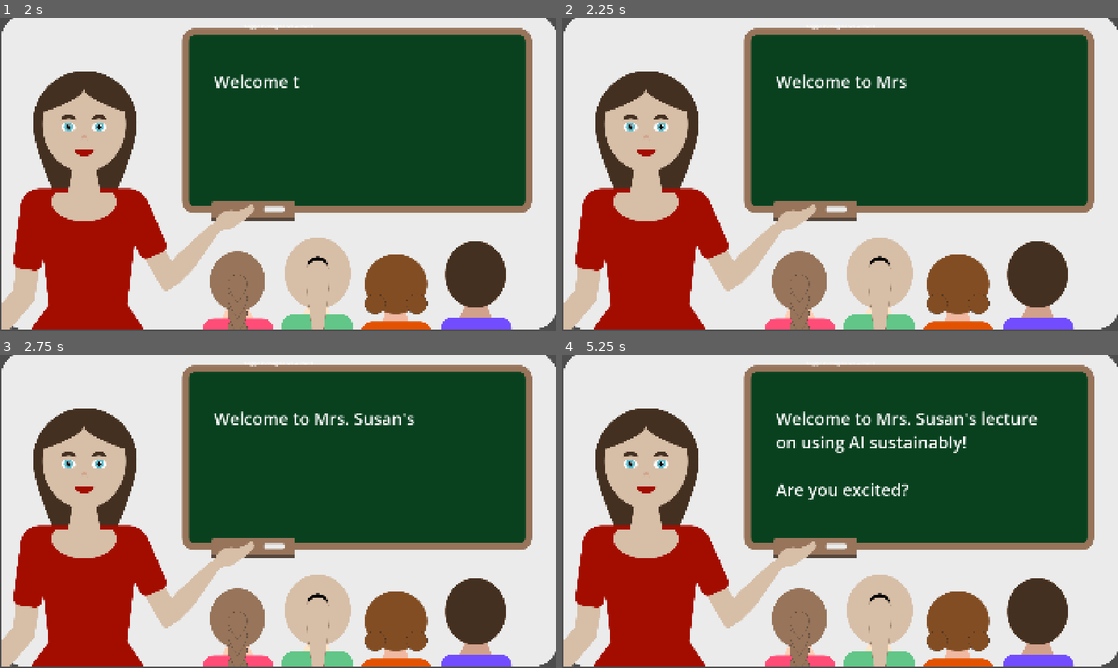
Above: before the commit, frames 1-4 (two rows, left to right).
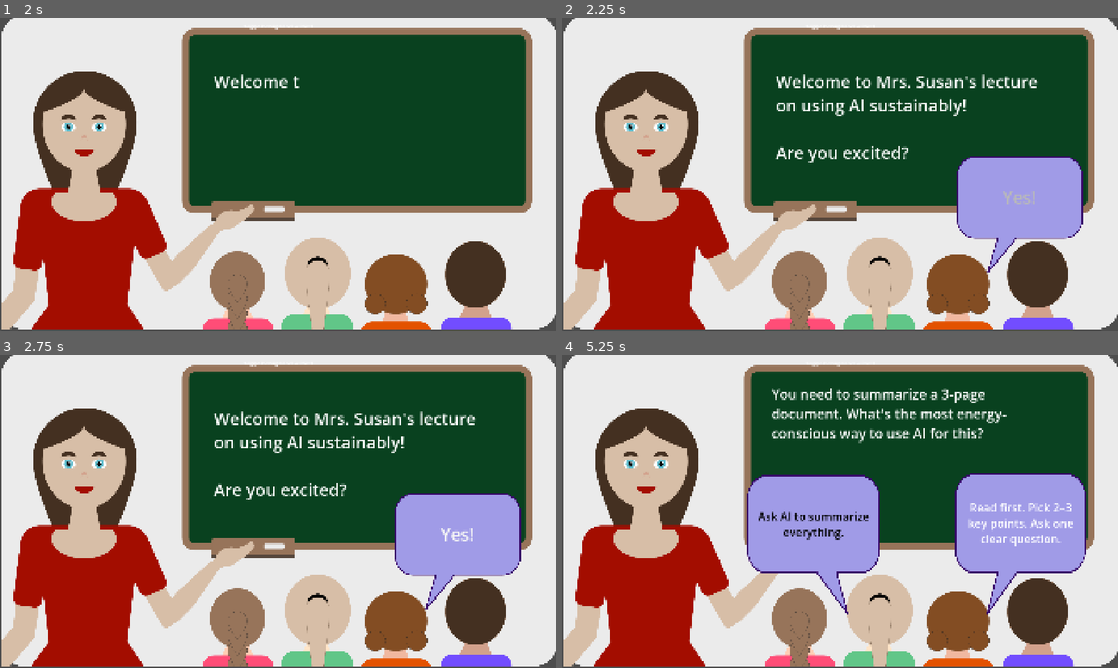
Above: after the commit, the same moments.

Repository: krishna3960/EducationTechnology
Game: Godot game, scene res://Scenes/Classroom.tscn
Same seed, same stepped clock (60 frames per second), same inputs: the game is played once before the commit and once after it. This scene is started directly instead of the project's main scene. The engine's default icon, where the game draws it, is replaced by a stand-in: a white triangle on a blue panel in a dark square.
Inputs (mouse positions are in pixels of both pictures, inside the frame that each line leads up to):
- Up to frame 1 (2 s): tap Enter (ui_accept) at 0.5 s; move the mouse to (400, 158) at 0.52 s; hold D (move_right) 0.53-1.25 s; hold Enter (ui_accept) 0.53-1.25 s; click (400, 158) at 0.67 s; drag from (166, 190) to (250, 237) at 1.27 s
- Up to frame 2 (2.25 s): move the mouse to (895, 105) at 2.02 s; hold D (move_right) from 2.03 s (still down); hold Enter (ui_accept) from 2.03 s (still down); click (895, 105) at 2.17 s
- Up to frame 3 (2.75 s): keep holding D (move_right); keep holding Enter (ui_accept)
- Up to frame 4 (5.25 s): release D (move_right) at 2.75 s; release Enter (ui_accept) at 2.75 s; click (1017, 533) at 2.75 s, where only the run after the commit has a clickable "Yes!"; drag from (812, 574) to (673, 464) at 3.52 s; click (817, 545) at 4.25 s, where only the run after the commit has a clickable "I am ready"; move the mouse to (1006, 558) at 5.02 s; hold A (move_left) from 5.03 s (still down); hold Enter (ui_accept) from 5.03 s (still down); click (1006, 558) at 5.17 s

Frame 1 is identical in both runs. In frame 2, 7.4% of the frame differs, in the area x 38-94%, y 18-82%; in frame 3, 7.2%; in frame 4, 18%, in the area x 33-95%, y 10-83%.

Commit message:
feat: overhauled metric system. added metrics to classroom and electricty stage

Diff:
--- a/educational-game/Scripts/classroom.gd
+++ b/educational-game/Scripts/classroom.gd
@@ -3,28 +3,33 @@
 signal exit_requested
 
 @export var speed: float = 0.05
+
 var full_text_1: String = "Welcome to Mrs. Susan's lecture on using AI sustainably!\n\nAre you excited?"
 var full_text_2: String = "Larger, more complex prompts use lot of resources.\n\nSo please be mindful of what you ask.\n\nLet's work through some examples together!"
 var full_text_3: String = "You need to summarize a 3-page document. What's the most energy-conscious way to use AI for this?"
 var full_text_4: String = "You want AI to help write a work email. Which prompt approach saves the most energy?"
 var full_text_5: String = "You need to brainstorm ideas for a project. How do you prompt AI most sustainably?"
 
-var label: Label
-var timer: Timer
 var glow_timer: float = 0.0
-var current_quiz_scene: String = ""
-var current_quiz_text: String = ""
-
-var quiz_scenes = [
+
+var quiz_scenes := [
 	["Sub-scene3", full_text_3],
 	["Sub-scene4", full_text_4],
 	["Sub-scene5", full_text_5],
 ]
 
-func _ready():
-	label = get_node("Sub-scene1/Label")
-	label.text = ""
-
+var _timer: Timer
+var _typing: bool = false
+var _active_label: Label = null
+var _full_text: String = ""
+var _on_typing_done: Callable = Callable()
+var _ts_started: float = 0.0
+var _ts_skipped: Variant = null
+var _ts_ended: float = 0.0
+
+
+func _ready() -> void:
+	get_node("Sub-scene1/Label").text = ""
 	get_node("Sub-scene1/Button").visible = false
 	get_node("Sub-scene1/Speechbubble").visible = false
 
@@ -35,15 +40,68 @@
 	for q in quiz_scenes:
 		hide_quiz_scene(q[0])
 
-	timer = Timer.new()
-	add_child(timer)
-	timer.wait_time = speed
-	timer.timeout.connect(_show_next_char)
+	_timer = Timer.new()
+	add_child(_timer)
+	_timer.wait_time = speed
+	_timer.timeout.connect(_on_type_tick)
 
 	await get_tree().create_timer(1.5).timeout
-	timer.start()
-
-func hide_quiz_scene(scene: String):
+	_start_typing(
+		get_node("Sub-scene1/Label"),
+		full_text_1,
+		func():
+			get_node("Sub-scene1/Button").visible = true
+			get_node("Sub-scene1/Speechbubble").visible = true
+	)
+
+
+func _start_typing(label: Label, full_text: String, on_done: Callable) -> void:
+	_typing = true
+	_active_label = label
+	_full_text = full_text
+	_on_typing_done = on_done
+	_ts_started = Time.get_unix_time_from_system()
+	_ts_skipped = null
+	_ts_ended = 0.0
+	label.visible = true
+	label.text = ""
+	_timer.start()
+
+
+func _on_type_tick() -> void:
+	if not _typing or _active_label == null:
+		return
+	var current: int = _active_label.text.length()
+	if current >= _full_text.length():
+		_finish_typing()
+		return
+	_active_label.text = _full_text.left(current + 1)
+
+
+func _finish_typing() -> void:
+	_timer.stop()
+	_typing = false
+	if _active_label:
+		_active_label.text = _full_text
+	_ts_ended = Time.get_unix_time_from_system()
+	var cb: Callable = _on_typing_done
+	_on_typing_done = Callable()
+	if cb.is_valid():
+		cb.call()
+
+
+func _unhandled_input(event: InputEvent) -> void:
+	if not _typing:
+		return
+	var advance: bool = (event is InputEventMouseButton and event.pressed) \
+		or event.is_action_pressed("ui_accept")
+	if advance:
+		get_viewport().set_input_as_handled()
+		_ts_skipped = Time.get_unix_time_from_system()
+		_finish_typing()
+
+
+func hide_quiz_scene(scene: String) -> void:
 	get_node(scene + "/Label").visible = false
 	get_node(scene + "/Button").visible = false
 	get_node(scene + "/Button2").visible = false
@@ -55,28 +113,37 @@
 	get_node(scene + "/Speechbubble3").visible = false
 	get_node(scene + "/Button3").visible = false
 
-func start_quiz_scene(scene: String, full_text: String):
-	get_node(scene + "/Label").visible = true
-	label = get_node(scene + "/Label")
-	label.text = ""
-	current_quiz_scene = scene
-	current_quiz_text = full_text
-	if timer.timeout.is_connected(_show_quiz_char):
-		timer.timeout.disconnect(_show_quiz_char)
-	timer.timeout.connect(_show_quiz_char)
-	timer.start()
-
-func _show_quiz_char():
-	if label.text.length() < current_quiz_text.length():
-		label.text = current_quiz_text.left(label.text.length() + 1)
-	else:
-		timer.stop()
-		get_node(current_quiz_scene + "/Button").visible = true
-		get_node(current_quiz_scene + "/Button2").visible = true
-		get_node(current_quiz_scene + "/Speechbubble").visible = true
-		get_node(current_quiz_scene + "/Speechbubble2").visible = true
-
-func on_quiz_wrong_pressed(scene: String):
+
+func start_quiz_scene(scene: String, full_text: String) -> void:
+	_start_typing(
+		get_node(scene + "/Label"),
+		full_text,
+		func():
+			get_node(scene + "/Button").visible = true
+			get_node(scene + "/Button2").visible = true
+			get_node(scene + "/Speechbubble").visible = true
+			get_node(scene + "/Speechbubble2").visible = true
+	)
+
+
+func _record_quiz_choice(scene: String, correct: bool, button_path: String) -> void:
+	var entry := Metrics.ClassroomQuizEntry.new()
+	entry.scene = scene
+	entry.question = _full_text
+	var btn := get_node_or_null(button_path) as Button
+	entry.answer_chosen = btn.text if btn else ""
+	var ts_answerchosen: float = Time.get_unix_time_from_system()
+	entry.ts_started = _ts_started
+	entry.ts_skipped = _ts_skipped
+	entry.ts_ended = _ts_ended
+	entry.ts_answerchosen = ts_answerchosen
+	entry.ts_duration = ts_answerchosen - _ts_ended
+	entry.answer_correct = correct
+	GameState.metrics.classroom_quizzes.append(entry)
+
+
+func on_quiz_wrong_pressed(scene: String) -> void:
+	_record_quiz_choice(scene, false, scene + "/Button")
 	get_node(scene + "/Label").visible = false
 	get_node(scene + "/Button").visible = false
 	get_node(scene + "/Button2").visible = false
@@ -87,7 +154,9 @@
 	get_node(scene + "/Speechbubble3").visible = true
 	get_node(scene + "/Button3").visible = true
 
-func on_quiz_correct_pressed(scene: String):
+
+func on_quiz_correct_pressed(scene: String) -> void:
+	_record_quiz_choice(scene, true, scene + "/Button2")
 	get_node(scene + "/Label").visible = false
 	get_node(scene + "/Button").visible = false
 	get_node(scene + "/Button2").visible = false
@@ -98,85 +167,82 @@
 	get_node(scene + "/Speechbubble3").visible = true
 	get_node(scene + "/Button3").visible = true
 
-func clear_quiz_result(scene: String):
+
+func clear_quiz_result(scene: String) -> void:
 	get_node(scene + "/Wrong").visible = false
 	get_node(scene + "/Correct").visible = false
 	get_node(scene + "/Lesson").visible = false
 	get_node(scene + "/Speechbubble3").visible = false
 	get_node(scene + "/Button3").visible = false
 
-func _show_next_char():
-	if label.text.length() < full_text_1.length():
-		label.text = full_text_1.left(label.text.length() + 1)
-	else:
-		timer.stop()
-		get_node("Sub-scene1/Button").visible = true
-		get_node("Sub-scene1/Speechbubble").visible = true
-
-func on_scene1_button_pressed():
+
+func on_scene1_button_pressed() -> void:
 	get_node("Sub-scene1/Label").visible = false
 	get_node("Sub-scene1/Button").visible = false
 	get_node("Sub-scene1/Speechbubble").visible = false
-	get_node("Sub-scene2/Label").visible = true
-	label = get_node("Sub-scene2/Label")
-	label.text = ""
-	timer.timeout.disconnect(_show_next_char)
-	timer.timeout.connect(_show_next_char_2)
-	timer.start()
-
-func _show_next_char_2():
-	if label.text.length() < full_text_2.length():
-		label.text = full_text_2.left(label.text.length() + 1)
-	else:
-		timer.stop()
-		get_node("Sub-scene2/Button").visible = true
-		get_node("Sub-scene2/Speechbubble").visible = true
-
-func on_scene2_button_pressed():
+	_start_typing(
+		get_node("Sub-scene2/Label"),
+		full_text_2,
+		func():
+			get_node("Sub-scene2/Button").visible = true
+			get_node("Sub-scene2/Speechbubble").visible = true
+	)
+
+
+func on_scene2_button_pressed() -> void:
 	get_node("Sub-scene2/Label").visible = false
 	get_node("Sub-scene2/Button").visible = false
 	get_node("Sub-scene2/Speechbubble").visible = false
-	timer.timeout.disconnect(_show_next_char_2)
 	start_quiz_scene("Sub-scene3", full_text_3)
 
-func on_scene3_button_pressed():
+
+func on_scene3_button_pressed() -> void:
 	on_quiz_wrong_pressed("Sub-scene3")
 
-func on_scene3_button2_pressed():
+
+func on_scene3_button2_pressed() -> void:
 	on_quiz_correct_pressed("Sub-scene3")
 
-func on_scene3_button3_pressed():
+
+func on_scene3_button3_pressed() -> void:
 	clear_quiz_result("Sub-scene3")
 	start_quiz_scene("Sub-scene4", full_text_4)
 
-func on_scene4_button_pressed():
+
+func on_scene4_button_pressed() -> void:
 	on_quiz_wrong_pressed("Sub-scene4")
 
-func on_scene4_button2_pressed():
+
+func on_scene4_button2_pressed() -> void:
 	on_quiz_correct_pressed("Sub-scene4")
 
-func on_scene4_button3_pressed():
+
+func on_scene4_button3_pressed() -> void:
 	clear_quiz_result("Sub-scene4")
 	start_quiz_scene("Sub-scene5", full_text_5)
 
-func on_scene5_button_pressed():
+
+func on_scene5_button_pressed() -> void:
 	on_quiz_wrong_pressed("Sub-scene5")
 
-func on_scene5_button2_pressed():
+
+func on_scene5_button2_pressed() -> void:
 	on_quiz_correct_pressed("Sub-scene5")
 
-func on_scene5_button3_pressed():
+
+func on_scene5_button3_pressed() -> void:
 	clear_quiz_result("Sub-scene5")
 	exit_requested.emit()
 
-func _process(delta):
-	var button1 = get_node("Sub-scene1/Button")
-	var button2 = get_node("Sub-scene2/Button")
-	if button1.visible:
-		glow_timer += delta
-		var glow = (sin(glow_timer * 3.0) + 1.0) / 2.0
-		button1.add_theme_color_override("font_color", Color(glow, glow, glow, 1))
-	if button2.visible:
-		glow_timer += delta
-		var glow = (sin(glow_timer * 3.0) + 1.0) / 2.0
-		button2.add_theme_color_override("font_color", Color(glow, glow, glow, 1))
+
+func _process(delta: float) -> void:
+	glow_timer += delta
+	var glow: float = (sin(glow_timer * 3.0) + 1.0) / 2.0
+	var color := Color(glow, glow, glow, 1)
+	for path in [
+		"Sub-scene1/Button",
+		"Sub-scene2/Button",
+	]:
+		var btn := get_node_or_null(path) as Button
+		if btn and btn.visible:
+			btn.add_theme_color_override("font_color", color)
--- a/educational-game/Scripts/dialogue/dialogue_box.gd
+++ b/educational-game/Scripts/dialogue/dialogue_box.gd
@@ -38,6 +38,13 @@
 
 var _debug_chars_per_sec: float = DialogueOptions.DEFAULT_CHARS_PER_SEC
 var _debug_dim_enabled: bool = false
+
+var _ts_started: float = 0.0
+var _ts_skipped: Variant = null
+var _ts_ended: float = 0.0
+var _current_speaker: String = ""
+var _current_text: String = ""
+var _current_chars: int = 0
 
 func _ready() -> void:
 	_dim_layer.layer = RenderLayers.DIALOG_DIM
@@ -72,7 +79,12 @@
 	_typing = true
 	_auto_close = opts.auto_close
 
-	EventLogger.record("dialogue_show", {"chars": text.length(), "auto_close": opts.auto_close})
+	_ts_started = Time.get_unix_time_from_system()
+	_ts_skipped = null
+	_ts_ended = 0.0
+	_current_speaker = speaker
+	_current_text = text
+	_current_chars = text.length()
 
 	if opts.dim:
 		_fade_dim(DIM_ALPHA)
@@ -120,13 +132,14 @@
 	_label.visible_ratio = 1.0
 	_typing = false
 	_stop_squeeze()
-	EventLogger.record("dialogue_skip_typing")
+	_ts_skipped = Time.get_unix_time_from_system()
+	_ts_ended = _ts_skipped
 	on_typewriter_done.emit()
 
 func _handle_typewriter_done() -> void:
 	_typing = false
 	_stop_squeeze()
-	EventLogger.record("dialogue_typewriter_done")
+	_ts_ended = Time.get_unix_time_from_system()
 	on_typewriter_done.emit()
 
 func _close() -> void:
@@ -135,7 +148,17 @@
 	_active = false
 	_auto_close = true
 	_stop_squeeze()
-	EventLogger.record("dialogue_close")
+	var ts_closed: float = Time.get_unix_time_from_system()
+	var entry := Metrics.DialogueEntry.new()
+	entry.speaker = _current_speaker
+	entry.text = _current_text
+	entry.chars = _current_chars
+	entry.ts_started = _ts_started
+	entry.ts_skipped = _ts_skipped
+	entry.ts_ended = _ts_ended
+	entry.ts_closed = ts_closed
+	entry.ts_duration = ts_closed - _ts_ended
+	GameState.metrics.dialogues.append(entry)
 	on_close.emit()
 
 # Call when the typewriter effect progresses. Shows the "squeeze" animation every certain amount of non-silent characters
--- a/educational-game/Scripts/energyscene.gd
+++ b/educational-game/Scripts/energyscene.gd
@@ -47,8 +47,10 @@
 var _ui_canvas: CanvasLayer
 var _current_choice_index: int = 0
 var _choose_btn: Button = null
+var _ts_started: float = 0.0
 
 func _stage_start() -> void:
+	_ts_started = Time.get_unix_time_from_system()
 	var chosen = _CHOICES[GameState.land_location]
 	for cell in chosen["cells"]:
 		MapLayer.main.set_cell_by_texture(cell, _EXPANSION_TILE)
@@ -177,6 +179,13 @@
 
 func _on_choice(key: String) -> void:
 	GameState.electricity_choice = key
+	var ts_chosen: float = Time.get_unix_time_from_system()
+	var entry := Metrics.ChoiceEntry.new()
+	entry.value = key
+	entry.ts_started = _ts_started
+	entry.ts_chosen = ts_chosen
+	entry.ts_duration = ts_chosen - _ts_started
+	GameState.metrics.electricity_choice = entry
 	Dialogue.dismiss()
 	if _ui_canvas:
 		_ui_canvas.queue_free()
--- a/educational-game/Scripts/event_logger.gd
+++ b/educational-game/Scripts/event_logger.gd
@@ -1,19 +1,14 @@
-# Event log for user-interaction telemetry.
-# On game close, the log is POSTed to a Google Form text field.
-
-
+# Posts GameState.metrics to a Google Form text field on quit.
 extends Node
 
 const _SUBMIT_URL: String = "https://docs.google.com/forms/d/e/1FAIpQLScMGJIJu02ZO4R8zKH4wQ28QkRCaF6qLVbZhRdTUpqwKrHVTw/formResponse"
 const _SUBMIT_FIELD: String = "entry.932053024"
 
-var _buffer: PackedStringArray = PackedStringArray()
 var _http: HTTPRequest
+var _open_log_on_quit: bool = false
 
 
 func _ready() -> void:
-	record("session_start", {"debug": OS.is_debug_build()})
-
 	if _SUBMIT_URL.is_empty() or _SUBMIT_FIELD.is_empty():
 		return
 	# Intercept the window close so we can submit asynchronously before quitting.
@@ -22,17 +17,14 @@
 	add_child(_http)
 	_http.request_completed.connect(_on_submit_complete)
 
-
-## Append an event to the session log. any data can be added to the 'data' dictionary
-func record(event: String, data: Dictionary = {}) -> void:
-	var entry := {
-		"ts": Time.get_unix_time_from_system(),
-		"event": event,
-	}
-	if not data.is_empty():
-		entry["data"] = data
-	_buffer.append(JSON.stringify(entry))
-	# print("event '%s'" % event)
+	if OS.is_debug_build():
+		var section: VBoxContainer = Debug.add_section("Event Logger")
+		Debug.add_checkbox(
+			"Open metrics in tmp file on quit",
+			_open_log_on_quit,
+			func(p): _open_log_on_quit = p,
+			section,
+		)
 
 
 func _notification(what: int) -> void:
@@ -40,19 +32,37 @@
 		submit_and_quit()
 
 
-## Submit the buffered log and quit.
 func submit_and_quit() -> void:
-	record("session_end")
+	var ts_ended: float = Time.get_unix_time_from_system()
+	GameState.metrics.session.ts_ended = ts_ended
+	GameState.metrics.session.ts_duration = ts_ended - GameState.metrics.session.ts_started
+
+	var payload: Dictionary = GameState.metrics.to_dict()
+
+	if _open_log_on_quit:
+		_dump_to_tmp(payload)
+
 	if _http == null:
 		get_tree().quit()
 		return
-	var body_payload: String = "\n".join(_buffer)
-	var body: String = "%s=%s" % [_SUBMIT_FIELD, body_payload.uri_encode()]
+	var body: String = "%s=%s" % [_SUBMIT_FIELD, JSON.stringify(payload).uri_encode()]
 	var headers: PackedStringArray = ["Content-Type: application/x-www-form-urlencoded"]
 	var err: int = _http.request(_SUBMIT_URL, headers, HTTPClient.METHOD_POST, body)
 	if err != OK:
-		push_error("EventLogger: submit request failed (err %d)" % err)
+		push_error("EventLogger: submit failed (err %d)" % err)
 		get_tree().quit()
+
+
+func _dump_to_tmp(payload: Dictionary) -> void:
+	var path: String = OS.get_cache_dir().path_join("educational_game_metrics_%d.json" % int(Time.get_unix_time_from_system()))
+	var f: FileAccess = FileAccess.open(path, FileAccess.WRITE)
+	if f == null:
+		push_error("EventLogger: could not write %s" % path)
+		return
+	f.store_string(JSON.stringify(payload, "\t"))
+	f.close()
+	print("EventLogger: dumped metrics to %s" % path)
+	OS.shell_open(path)
 
 
 func _on_submit_complete(result: int, response_code: int, _headers: PackedStringArray, _body: PackedByteArray) -> void:
--- a/educational-game/Scripts/managers/game_state.gd
+++ b/educational-game/Scripts/managers/game_state.gd
@@ -8,6 +8,11 @@
 var current_stage_index: int = 0
 var land_location: LandLocation = LandLocation.NONE
 
+var metrics: Metrics = Metrics.new()
+
+
 func _ready() -> void:
+	metrics.session.ts_started = Time.get_unix_time_from_system()
+	metrics.session.debug = OS.is_debug_build()
 	Debug.add_separator("Scenes")
 	Debug.add_button("Open Shop", func(): get_tree().change_scene_to_file("res://Scenes/Shop.tscn"))
--- /dev/null
+++ b/educational-game/Scripts/managers/metrics.gd
@@ -0,0 +1,132 @@
+class_name Metrics extends RefCounted
+
+# Metrics entry for a single play session
+class SessionEntry extends RefCounted:
+	var ts_started: float = 0.0
+	var ts_ended: float = 0.0
+	var ts_duration: float = 0.0
+	var debug: bool = false
+
+	func to_dict() -> Dictionary:
+		return {
+			"ts_started": ts_started,
+			"ts_ended": ts_ended,
+			"ts_duration": ts_duration,
+			"debug": debug,
+		}
+
+# Metrics entry for one stage
+class StageEntry extends RefCounted:
+	var index: int = 0
+	var name: String = ""
+	var ts_started: float = 0.0
+	var ts_ended: float = 0.0
+	var ts_duration: float = 0.0
+
+	func to_dict() -> Dictionary:
+		return {
+			"index": index,
+			"name": name,
+			"ts_started": ts_started,
+			"ts_ended": ts_ended,
+			"ts_duration": ts_duration,
+		}
+
+
+class NewspaperEntry extends RefCounted:
+	var article: String = ""
+	var ts_opened: float = 0.0
+	var ts_closed: float = 0.0
+	var ts_duration: float = 0.0
+
+	func to_dict() -> Dictionary:
+		return {
+			"article": article,
+			"ts_opened": ts_opened,
+			"ts_closed": ts_closed,
+			"ts_duration": ts_duration,
+		}
+
+# Metrics entry for one dialogue.
+class DialogueEntry extends RefCounted:
+	var speaker: String = ""
+	var text: String = ""
+	var chars: int = 0
+	var ts_started: float = 0.0
+	var ts_skipped: Variant = null  # float or null
+	var ts_ended: float = 0.0
+	var ts_closed: float = 0.0
+	var ts_duration: float = 0.0  # ts_closed - ts_ended
+
+	func to_dict() -> Dictionary:
+		return {
+			"speaker": speaker,
+			"text": text,
+			"chars": chars,
+			"ts_started": ts_started,
+			"ts_skipped": ts_skipped,
+			"ts_ended": ts_ended,
+			"ts_closed": ts_closed,
+			"ts_duration": ts_duration,
+		}
+
+# Metrics entry for one classroom quiz question.
+class ClassroomQuizEntry extends RefCounted:
+	var scene: String = ""
+	var question: String = ""
+	var answer_chosen: String = ""
+	var ts_started: float = 0.0
+	var ts_skipped: Variant = null  # float or null
+	var ts_ended: float = 0.0
+	var ts_answerchosen: float = 0.0
+	var ts_duration: float = 0.0  # ts_answerchosen - ts_ended
+	var answer_correct: bool = false
+
+	func to_dict() -> Dictionary:
+		return {
+			"scene": scene,
+			"question": question,
+			"answer_chosen": answer_chosen,
+			"ts_started": ts_started,
+			"ts_skipped": ts_skipped,
+			"ts_ended": ts_ended,
+			"ts_answerchosen": ts_answerchosen,
+			"ts_duration": ts_duration,
+			"answer_correct": answer_correct,
+		}
+
+# Metrics for one single choice (electricity/land)
+class ChoiceEntry extends RefCounted:
+	var value: String = ""
+	var ts_started: float = 0.0
+	var ts_chosen: float = 0.0
+	var ts_duration: float = 0.0
+
+	func to_dict() -> Dictionary:
+		return {
+			"value": value,
+			"ts_started": ts_started,
+			"ts_chosen": ts_chosen,
+			"ts_duration": ts_duration,
+		}
+
+
+var session: SessionEntry = SessionEntry.new()
+var stages: Array[StageEntry] = []
+var newspapers: Array[NewspaperEntry] = []
+var dialogues: Array[DialogueEntry] = []
+var classroom_quizzes: Array[ClassroomQuizEntry] = []
+var land_choice: ChoiceEntry = null
+var electricity_choice: ChoiceEntry = null
+
+
+func to_dict() -> Dictionary:
+	return {
+		"session": session.to_dict(),
+		"stages": stages.map(func(s): return s.to_dict()),
+		"newspapers": newspapers.map(func(n): return n.to_dict()),
+		"dialogues": dialogues.map(func(d): return d.to_dict()),
+		"classroom_quizzes": classroom_quizzes.map(func(q): return q.to_dict()),
+		"land_choice": land_choice.to_dict() if land_choice else null,
+		"electricity_choice": electricity_choice.to_dict() if electricity_choice else null,
+	}
--- a/educational-game/Scripts/managers/stage_manager.gd
+++ b/educational-game/Scripts/managers/stage_manager.gd
@@ -7,6 +7,7 @@
 @export var stages: Array[PackedScene] = []
 var _current: Stage
 var _index: int = -1
+var _ts_started: float = 0.0
 var _debug_label_current: Label
 var _debug_label_next: Label
 func _ready() -> void:
@@ -18,7 +19,14 @@
 func _advance() -> void:
 	# If we are in a stage, we end it.
 	if _current:
-		EventLogger.record("stage_end", {"index": _index, "name": _stage_label(_index)})
+		var ts_ended: float = Time.get_unix_time_from_system()
+		var entry := Metrics.StageEntry.new()
+		entry.index = _index
+		entry.name = _stage_label(_index)
+		entry.ts_started = _ts_started
+		entry.ts_ended = ts_ended
+		entry.ts_duration = ts_ended - _ts_started
+		GameState.metrics.stages.append(entry)
 		_current._stage_end()
 		_current.queue_free()
 		_current = null
@@ -26,7 +34,6 @@
 	GameState.current_stage_index = _index
 	if _index >= stages.size():
 		_update_debug_labels()
-		EventLogger.record("no_more_stages")
 		no_more_stages.emit()
 		return
 	_current = stages[_index].instantiate()
@@ -35,7 +42,7 @@
 	_current.finished.connect(_advance, CONNECT_DEFERRED | CONNECT_ONE_SHOT)
 	_current._stage_start()
 	_update_debug_labels()
-	EventLogger.record("stage_start", {"index": _index, "name": _stage_label(_index)})
+	_ts_started = Time.get_unix_time_from_system()
 	stage_changed.emit(_index, _current)
 func _update_debug_labels() -> void:
 	_debug_label_current.text = "Current: %s" % _stage_label(_index)
--- a/educational-game/Scripts/newspaper.gd
+++ b/educational-game/Scripts/newspaper.gd
@@ -41,6 +41,8 @@
 
 var _active: bool = false
 var _tween: Tween
+var _ts_opened: float = 0.0
+var _current_article: int = -1
 
 
 func _ready() -> void:
@@ -65,7 +67,8 @@
 	_ui.visible = true
 	_dim_rect.visible = true
 	_active = true
-	EventLogger.record("newspaper_show", {"article": Article.keys()[article]})
+	_ts_opened = Time.get_unix_time_from_system()
+	_current_article = article
 	_animate_in()
 
 
@@ -106,7 +109,13 @@
 func _finalize_close() -> void:
 	_ui.visible = false
 	_dim_rect.visible = false
-	EventLogger.record("newspaper_close")
+	var ts_closed: float = Time.get_unix_time_from_system()
+	var entry := Metrics.NewspaperEntry.new()
+	entry.article = Article.keys()[_current_article]
+	entry.ts_opened = _ts_opened
+	entry.ts_closed = ts_closed
+	entry.ts_duration = ts_closed - _ts_opened
+	GameState.metrics.newspapers.append(entry)
 	on_close.emit()
 
 
--- a/educational-game/Scripts/stages/1_land_choice_stage.gd
+++ b/educational-game/Scripts/stages/1_land_choice_stage.gd
@@ -39,12 +39,14 @@
 var _ui_canvas: CanvasLayer
 var _current_choice_index: int = 0
 var _choose_btn: Button = null
+var _ts_started: float = 0.0
 
 
 const _DATACENTER_CELL: Vector2i = Vector2i(3, 0)
 
 
 func _stage_start() -> void:
+	_ts_started = Time.get_unix_time_from_system()
 	var camera := get_viewport().get_camera_2d()
 	if MapLayer.main and camera:
 		camera.position = MapLayer.main.map_to_local(_DATACENTER_CELL)
@@ -159,7 +161,13 @@
 
 func _on_choice(value: GameState.LandLocation) -> void:
 	GameState.land_location = value
-	EventLogger.record("land_choice", {"value": GameState.LandLocation.keys()[value]})
+	var ts_chosen: float = Time.get_unix_time_from_system()
+	var entry := Metrics.ChoiceEntry.new()
+	entry.value = GameState.LandLocation.keys()[value]
+	entry.ts_started = _ts_started
+	entry.ts_chosen = ts_chosen
+	entry.ts_duration = ts_chosen - _ts_started
+	GameState.metrics.land_choice = entry
 	Dialogue.dismiss()
 	if _ui_canvas:
 		_ui_canvas.queue_free()
Not shown, added: educational-game/Scripts/managers/metrics.gd.uid
